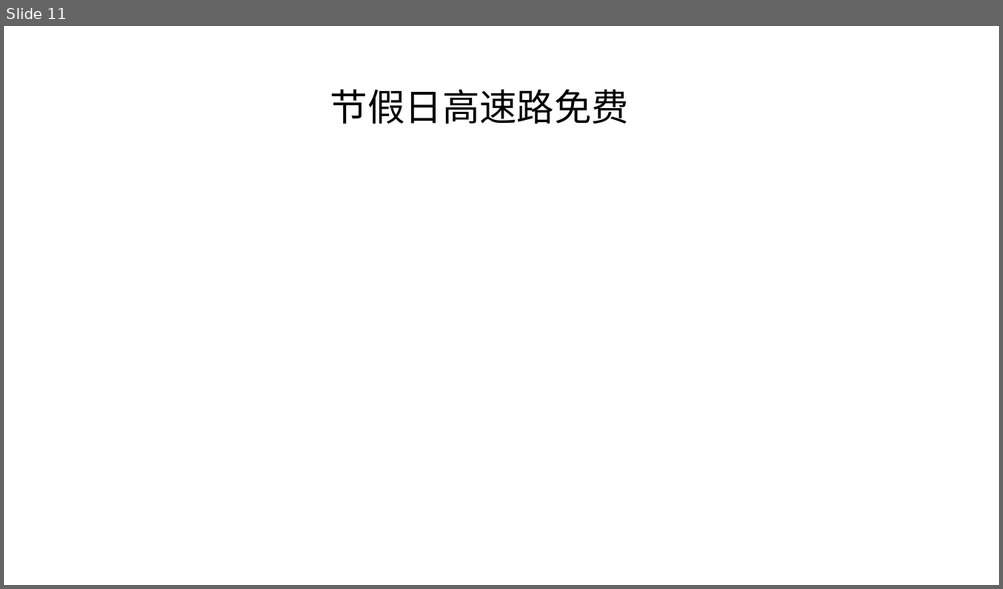
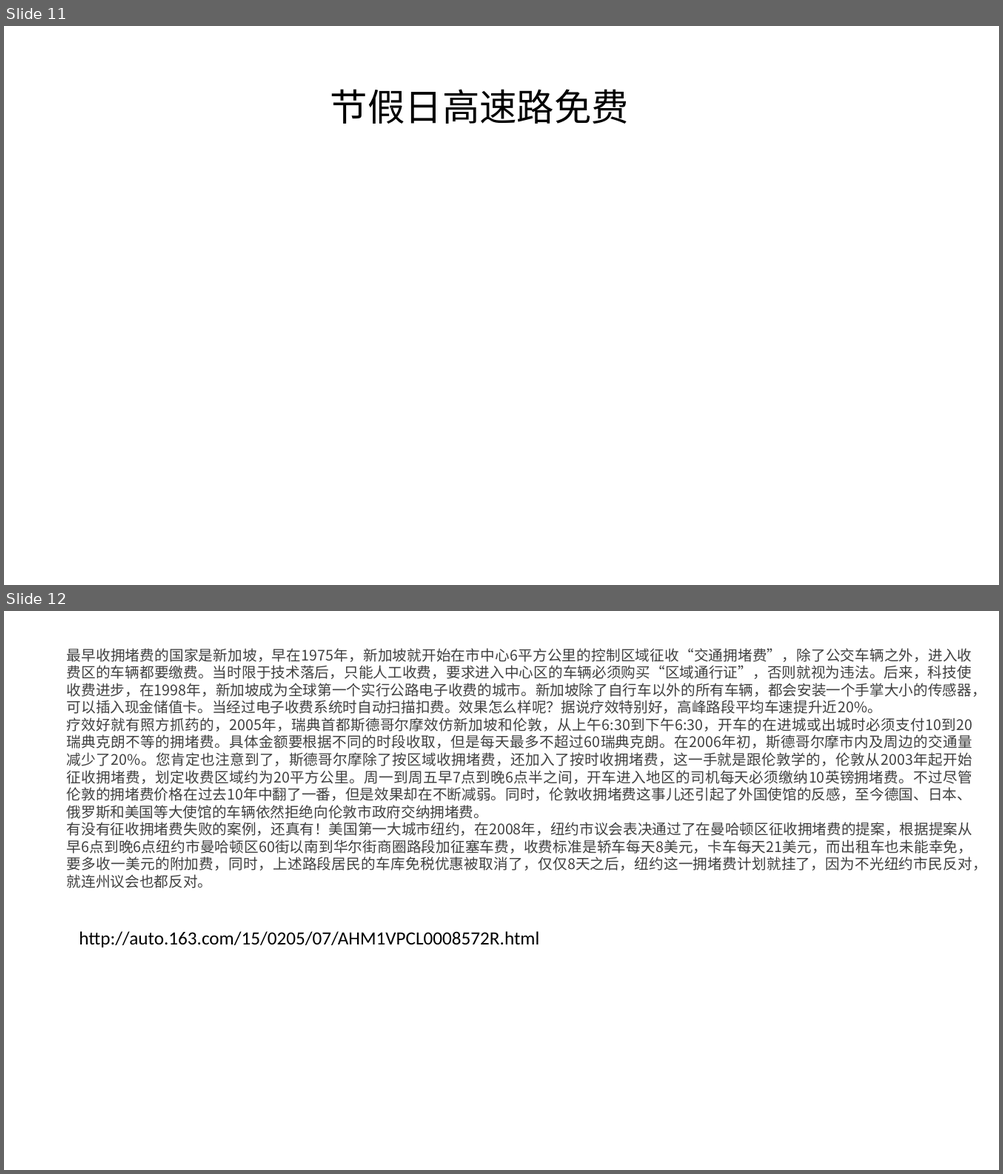
Before and after one commit to FredJiangFei/MyDocuments, a slide deck: 经济学/拥堵费/拥堵费.pptx. Shown one above the other, each under a label of ours: slide 11 before the commit, slides 11 and 12 after it. The pictures are 1003x589 and 1003x1174 pixels, drawn with LibreOffice and Linux fonts; fonts in the diff are those of the drawing. Boxes give left, top, right and bottom in pixels: in the first picture for what was removed or moved away, otherwise in the second. Text is boxed around its words. In the diff, an @@ line names an element or a change of style, - is before the commit and + after.

Commit message:
拥堵费

```diff
--- a/经济学/拥堵费/拥堵费.pptx
+++ b/经济学/拥堵费/拥堵费.pptx
@@ slide 12 added at bbox=[4, 611, 999, 1170], background #FFFFFF @@
@@ text added at bbox=[67, 648, 987, 889], 14 pt, text #404040 @@
+最早收拥堵费的国家是新加坡，早在1975年，新加坡就开始在市中心6平方公里的控制区域征收“交通拥堵费”，除了公交车辆之外，进入收费区的车辆都要缴费。当时限于技术落后，只能人工收费，要求进入中心区的车辆必须购买“区域通行证”，否则就视为违法。后来，科技使收费进步，在1998年，新加坡成为全球第一个实行公路电子收费的城市。新加坡除了自行车以外的所有车辆，都会安装一个手掌大小的传感器，可以插入现金储值卡。当经过电子收费系统时自动扫描扣费。效果怎么样呢？据说疗效特别好，高峰路段平均车速提升近20%。
+疗效好就有照方抓药的，2005年，瑞典首都斯德哥尔摩效仿新加坡和伦敦，从上午6:30到下午6:30，开车的在进城或出城时必须支付10到20瑞典克朗不等的拥堵费。具体金额要根据不同的时段收取，但是每天最多不超过60瑞典克朗。在2006年初，斯德哥尔摩市内及周边的交通量减少了20%。您肯定也注意到了，斯德哥尔摩除了按区域收拥堵费，还加入了按时收拥堵费，这一手就是跟伦敦学的，伦敦从2003年起开始征收拥堵费，划定收费区域约为20平方公里。周一到周五早7点到晚6点半之间，开车进入地区的司机每天必须缴纳10英镑拥堵费。不过尽管伦敦的拥堵费价格在过去10年中翻了一番，但是效果却在不断减弱。同时，伦敦收拥堵费这事儿还引起了外国使馆的反感，至今德国、日本、俄罗斯和美国等大使馆的车辆依然拒绝向伦敦市政府交纳拥堵费。
+有没有征收拥堵费失败的案例，还真有！美国第一大城市纽约，在2008年，纽约市议会表决通过了在曼哈顿区征收拥堵费的提案，根据提案从早6点到晚6点纽约市曼哈顿区60街以南到华尔街商圈路段加征塞车费，收费标准是轿车每天8美元，卡车每天21美元，而出租车也未能幸免，要多收一美元的附加费，同时，上述路段居民的车库免税优惠被取消了，仅仅8天之后，纽约这一拥堵费计划就挂了，因为不光纽约市民反对，就连州议会也都反对。
@@ text added at bbox=[79, 931, 539, 948], 18 pt, text #000000 @@
+http://auto.163.com/15/0205/07/AHM1VPCL0008572R.html
```
